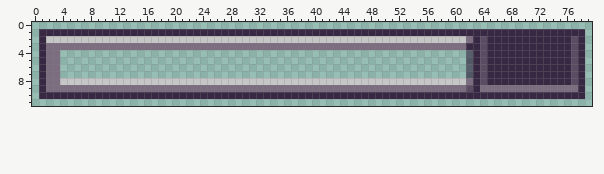
Edited in one commit: sprite sheet (Assets/Sprites/PrototypeSprites/RulletSprites/Pixel_Sprites/rullet_stageGround_hpBar_sliderBar_sprite.png). The first picture shows the starting point.
The file is 80x12 pixels. Colours within 5 levels of each other are drawn and written as one.
Once edited:
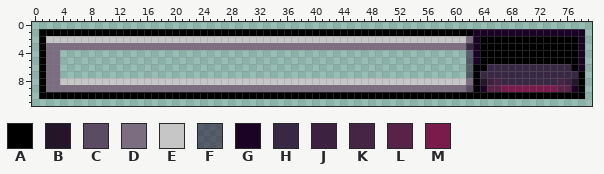
Palette (. is transparent): A #000000  B #251529  C #5b4c63  D #7c6d80  E #c7c6c6  F #1b032683  G #1b0326  H #382843  J #3c2240  K #462544  L #592247  M #7a1c4b
Author's note on the commit: 체력 인터페이스 색 다시 수정
Diff:
@@ x 0..79 @@
  0 ................................................................................
- 1 .HHHHHHHHHHHHHHHHHHHHHHHHHHHHHHHHHHHHHHHHHHHHHHHHHHHHHHHHHHHHHHHHHHHHHHHHHHHHHH.
- 2 .HEEEEEEEEEEEEEEEEEEEEEEEEEEEEEEEEEEEEEEEEEEEEEEEEEEEEEEEEEEEEDHCHHHHHHHHHHHHCH.
- 3 .HDDDDDDDDDDDDDDDDDDDDDDDDDDDDDDDDDDDDDDDDDDDDDDDDDDDDDDDDDDDDHHCHHHHHHHHHHHHCH.
- 4 .HDD..........................................................FHCHHHHHHHHHHHHCH.
- 5 .HDD..........................................................FHCHHHHHHHHHHHHCH.
- 6 .HDD..........................................................FHCHHHHHHHHHHHHCH.
- 7 .HDD..........................................................FHCHHHHHHHHHHHHCH.
- 8 .HDDEEEEEEEEEEEEEEEEEEEEEEEEEEEEEEEEEEEEEEEEEEEEEEEEEEEEEEEEEEDHCHHHHHHHHHHHHCH.
- 9 .HDDDDDDDDDDDDDDDDDDDDDDDDDDDDDDDDDDDDDDDDDDDDDDDDDDDDDDDDDDDDCHDDDDDDDDDDDDDDH.
-10 .HHHHHHHHHHHHHHHHHHHHHHHHHHHHHHHHHHHHHHHHHHHHHHHHHHHHHHHHHHHHHHHHHHHHHHHHHHHHHH.
+ 1 .AAAAAAAAAAAAAAAAAAAAAAAAAAAAAAAAAAAAAAAAAAAAAAAAAAAAAAAAAAAAAAGGGGGGGGGGGGGGGG.
+ 2 .AEEEEEEEEEEEEEEEEEEEEEEEEEEEEEEEEEEEEEEEEEEEEEEEEEEEEEEEEEEEEDGAAAAAAAAAAAAAAG.
+ 3 .ADDDDDDDDDDDDDDDDDDDDDDDDDDDDDDDDDDDDDDDDDDDDDDDDDDDDDDDDDDDDHGAAAAAAAAAAAAAAG.
+ 4 .ADD..........................................................FGAAAAAAAAAAAAAAG.
+ 5 .ADD..........................................................FGAAAAAAAAAAAAAAG.
+ 6 .ADD..........................................................FAAHHHHHHHHHHHHAG.
+ 7 .ADD..........................................................FAHHHHHHHHHHHHHHA.
+ 8 .ADDEEEEEEEEEEEEEEEEEEEEEEEEEEEEEEEEEEEEEEEEEEEEEEEEEEEEEEEEEEDABJKHHHHHHHHKJBA.
+ 9 .ADDDDDDDDDDDDDDDDDDDDDDDDDDDDDDDDDDDDDDDDDDDDDDDDDDDDDDDDDDDDCAGLLMMMMMMMMLLGA.
+10 .AAAAAAAAAAAAAAAAAAAAAAAAAAAAAAAAAAAAAAAAAAAAAAAAAAAAAAAAAAAAAAAAAAAAAAAAAAAAAA.
 11 ................................................................................
